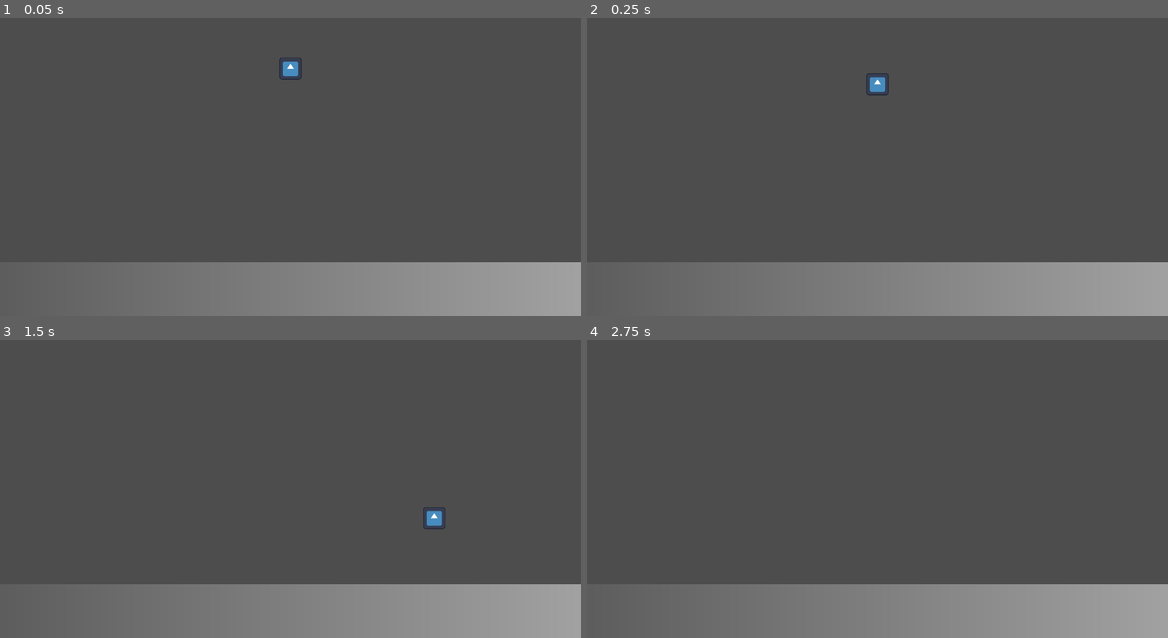
Above: before the commit, frames 1-4 (two rows, left to right).
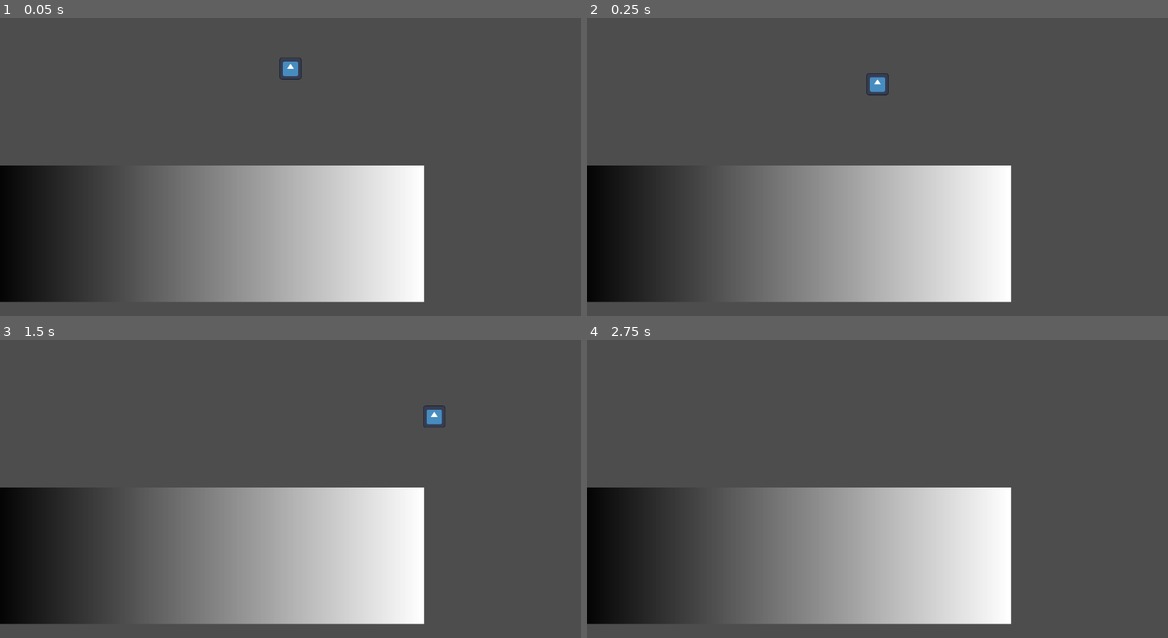
Above: after the commit, the same moments.

Repository: wb-gd/Metroidvania-Month-19
Game: Godot game, scene res://Levels/test_platformer.tscn
The game is run twice, just before and just after one commit, with the same random seed, the same clock (stepped at 60 frames per second) and the same inputs. The engine's default icon, where the game draws it, is replaced by a stand-in: a white triangle on a blue panel in a dark square.
Inputs:
- Up to frame 1 (0.05 s): no input
- Up to frame 2 (0.25 s): no input
- Up to frame 3 (1.5 s): hold D (Right) from 0.53 s (still down); tap W (Jump) at 0.6, 0.77, 1.07, 1.35 s
- Up to frame 4 (2.75 s): tap W (Jump) at 1.52, 1.82, 2.1 s; release D (Right) at 2.03 s; hold A (Left) from 2.03 s (still down)

The runs differ from the first frame. In frame 1, 34% of the frame differs, in the area x 0-100%, y 49-100%; in frame 2, 34%; in frame 3, 35%, in the area x 0-100%, y 21-100%; in frame 4, 34%.

Commit message:
First implementation of air jumps, jump buffer and coyote time

Diff:
--- a/Levels/test_platformer.tscn
+++ b/Levels/test_platformer.tscn
@@ -18,10 +18,16 @@
 
 [node name="Player" parent="." instance=ExtResource("1_wj23v")]
 position = Vector2(0, -300)
+walkSpeed = 300.0
+maxFallSpeed = 800.0
+jumpSpeed = -600.0
+jumpBufferMSec = 100
+coyoteBufferMSec = 100
 
 [node name="StaticBody2D" type="StaticBody2D" parent="."]
 material = SubResource("CanvasItemMaterial_tm2jk")
-position = Vector2(0, 225)
+position = Vector2(-165, 33)
+scale = Vector2(0.200001, 1)
 
 [node name="CollisionShape2D" type="CollisionShape2D" parent="StaticBody2D"]
 shape = SubResource("RectangleShape2D_aw7t1")
--- a/Player/player.gd
+++ b/Player/player.gd
@@ -1,29 +1,58 @@
 extends CharacterBody2D
 
-const SPEED := 300.0
-const JUMP_VELOCITY := -400.0
+@export var walkSpeed : float
+@export var maxFallSpeed : float
+@export var jumpSpeed : float
+@export var jumpBufferMSec : int
+@export var coyoteBufferMSec : int
+@export var maxAirJumps : int
 
-var _lastJumpPressed : float
+var lastJumpPressed : int
+var lastTimeonGround : int
+var availableAirJumps := 0
 
 # Get the gravity from the project settings to be synced with RigidBody nodes.
-var _gravity: float = ProjectSettings.get_setting("physics/2d/default_gravity")
+var gravity: float = ProjectSettings.get_setting("physics/2d/default_gravity")
 
 func _physics_process(delta):
 	GetInput(delta)
 
-	velocity.y += _gravity * delta
+	# Gravity and cap fall speedw
+	velocity.y += gravity * delta
+	if velocity.y > maxFallSpeed:
+		velocity.y = maxFallSpeed
+
 	move_and_slide()
 
 func GetInput(delta):
 	velocity.x = 0
 
+	# Reset Jumps when on floor
+	if is_on_floor():
+		lastTimeonGround = Time.get_ticks_msec()
+		availableAirJumps = maxAirJumps
+
 	# Store the last time the Jump button was pressed
 	if Input.is_action_just_pressed("Jump"):
-		_lastJumpPressed = Time.get_ticks_msec()
-		velocity.y += JUMP_VELOCITY
+		lastJumpPressed = Time.get_ticks_msec()
+
+	# Jump on ground if pressed within buffer and or coyote buffer
+	if Time.get_ticks_msec() - lastJumpPressed <= jumpBufferMSec:
+		if Time.get_ticks_msec() - lastTimeonGround <= coyoteBufferMSec:
+			velocity.y = jumpSpeed
+			lastJumpPressed = 0
+			lastTimeonGround = 0
+		elif availableAirJumps > 0:
+			velocity.y = jumpSpeed
+			availableAirJumps -= 1
+			lastJumpPressed = 0
+
+	# Slow acceleration if jump is released
+	if Input.is_action_just_released("Jump") and velocity.y < 0:
+		velocity.y /= 3
 
 	# Horizontal movement
 	if Input.is_action_pressed("Left"):
-		velocity.x -= SPEED
+		velocity.x -= walkSpeed
 	if Input.is_action_pressed("Right"):
-		velocity.x += SPEED
+		velocity.x += walkSpeed
